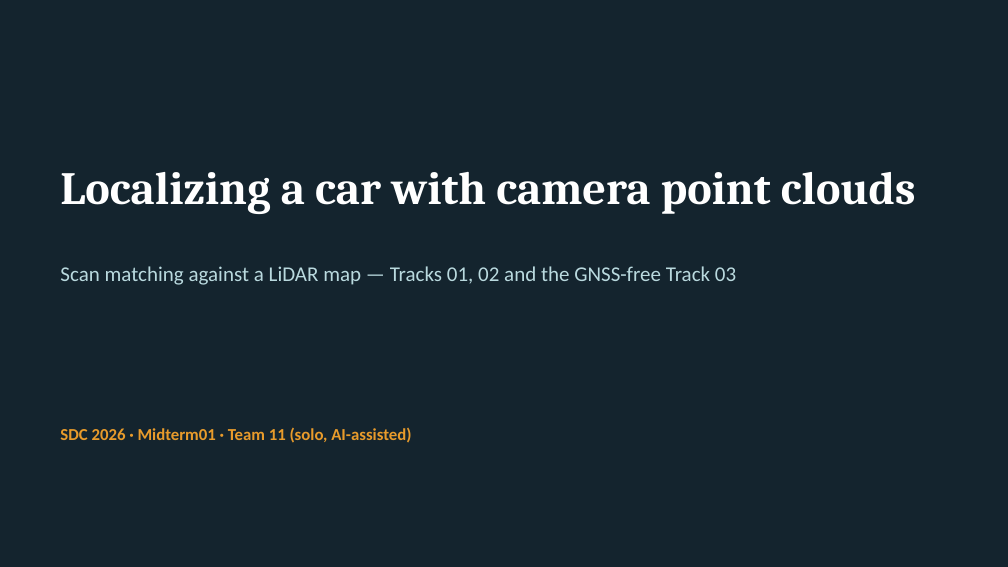
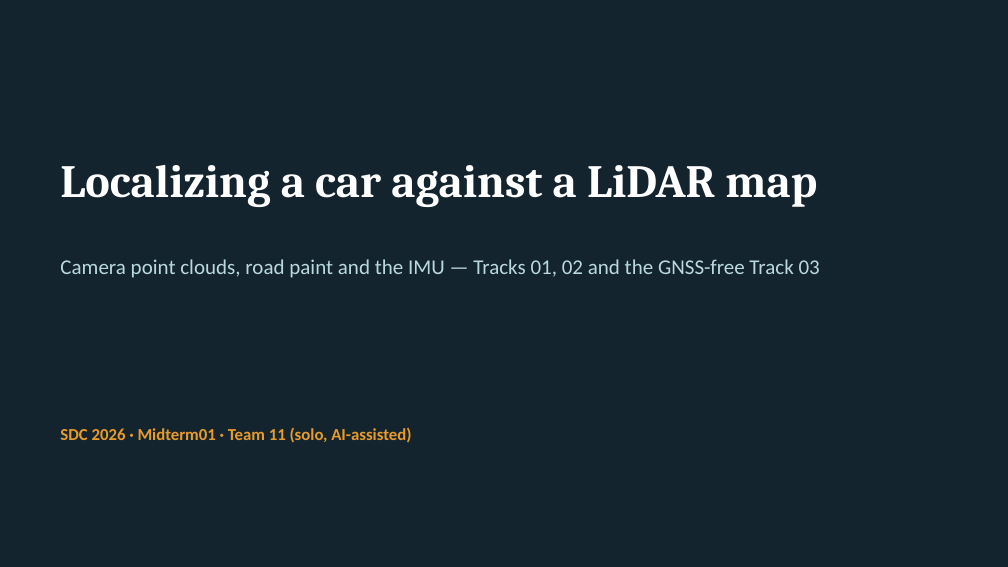
Before and after one commit to mochihat/SDC-midterm-1-, a slide deck: slide 1 of docs/report/presentation_midterm01.pptx. Drawn at 1008x567 pixels with LibreOffice and Linux fonts; fonts in the diff are those of the drawing. Boxes give left, top, right and bottom in pixels: in the first picture for what was removed or moved away, otherwise in the second. Text is boxed around its words. In the diff, an @@ line names an element or a change of style, - is before the commit and + after.

```diff
--- a/docs/report/presentation_midterm01.pptx
+++ b/docs/report/presentation_midterm01.pptx
@@ text at (60, 165, 817, 207): text changed @@
-Localizing a car with camera point clouds
+Localizing a car against a LiDAR map
@@ text at (60, 259, 820, 278): text changed @@
-Scan matching against a LiDAR map — Tracks 01, 02 and the GNSS-free Track 03
+Camera point clouds, road paint and the IMU — Tracks 01, 02 and the GNSS-free Track 03
```
Also in this commit, not shown: 5 other slides changed, 2 slides added, 2 slides removed, 7 other files.
